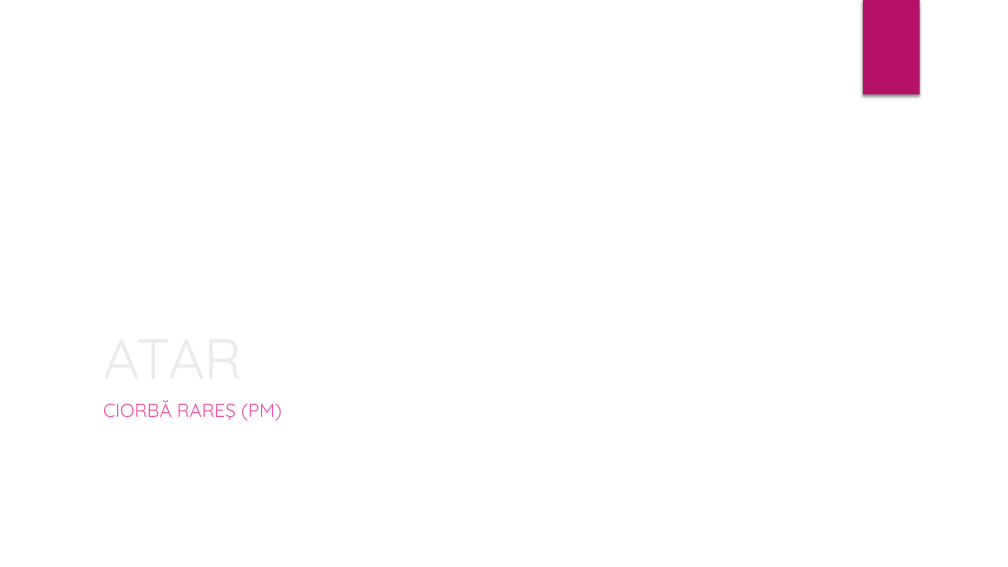
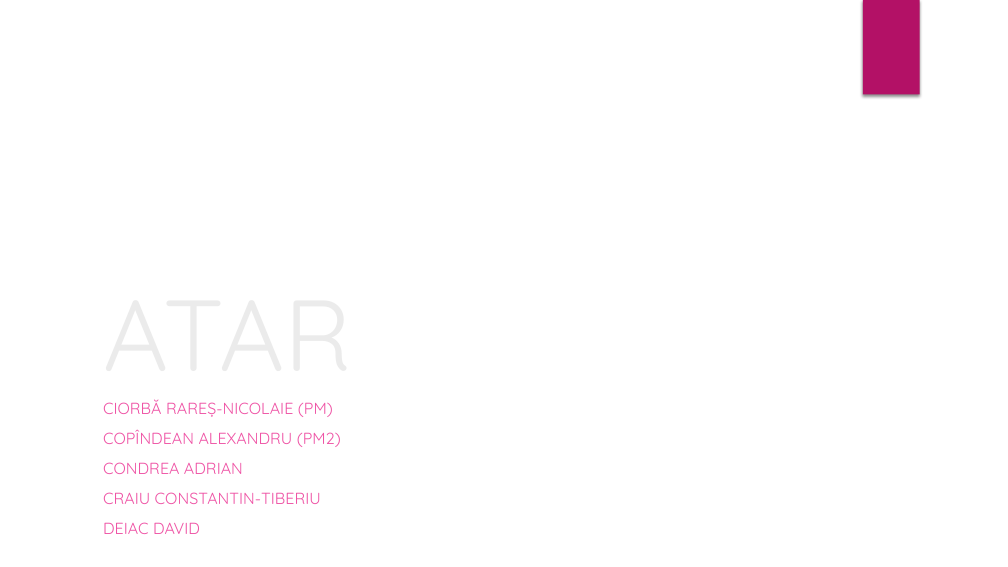
Before and after one commit to raresica1234/ATAR-SE, a slide deck: slide 1 of Documentation/Presentation.pptx. Drawn at 1008x567 pixels with LibreOffice and Linux fonts; fonts in the diff are those of the drawing; background and template pictures are left out. Boxes give left, top, right and bottom in pixels: in the first picture for what was removed or moved away, otherwise in the second. Text is boxed around its words. In the diff, an @@ line names an element or a change of style, - is before the commit and + after.

```diff
--- a/Documentation/Presentation.pptx
+++ b/Documentation/Presentation.pptx
@@ title "ATAR" at [103,252,352,402]: size 54 to 96 pt @@
@@ subtitle at [103,399,341,534]: text changed; size 18 to 15.3 pt @@
-CIORBĂ RAREŞ (PM)
+CIORBĂ RAREŞ-NICOLAIE (PM)
+COPÎNDEAN ALEXANDRU (PM2)
+CONDREA ADRIAN
+CRAIU CONSTANTIN-TIBERIU
+DEIAC DAVID
```
Also in this commit, not shown: 1 slide removed.
